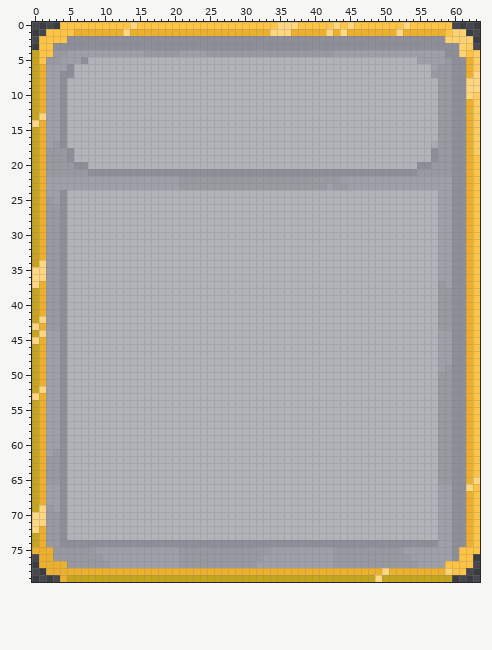
Sprite sheet -- Assets/Resources/Sprites/UI/T_CardBase.png. The picture above was drawn from the file before the commit.
The file is 64x80 pixels. Pixels under 10% opacity are left out. Colours within 5 levels of each other are drawn and written as one.
New version:
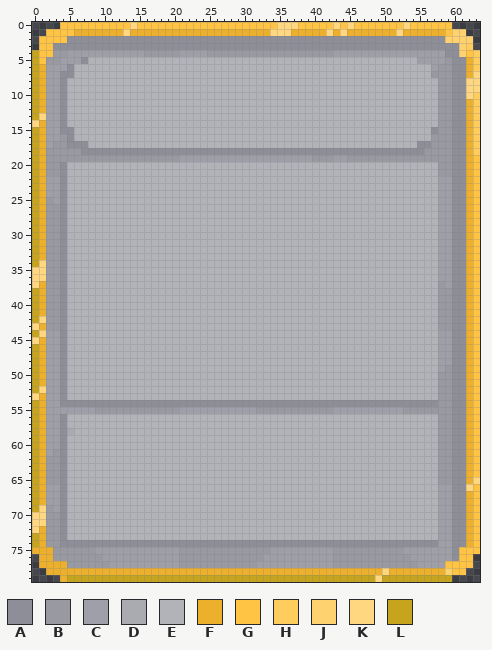
Palette (. is transparent): A #8d8e97  B #9899a1  C #9e9fa8  D #aaaab1  E #b2b3b9  F #edb02d  G #ffc444  H #ffcc5e  J #ffd270  K #ffd780  L #c6a41e
The exact change:
Colour A replaces colour B in rows 20 to 21 at x 4.
Colour A replaces colour C in rows 22 to 23 at x 4.
Colour A replaces colour E in row 15 at x 5 and 57; in row 16 at x 5; in row 17 at x 5 to 7 and 55 to 56; in row 18 at x 7 to 55; in row 54 at x 5 to 57.
Colour B replaces colour A in rows 16 to 17 at x 4; in rows 18 to 19 at x 5 and 57.
Colour B replaces colour D in row 17 at x 57.
Colour B replaces colour E in row 16 at x 57; in row 18 at x 6 and 56; in row 19 at x 6 to 20, 40 to 42 and 45 to 56; in row 55 at x 9 to 20, 32 to 42 and 53 to 57.
Colour C replaces colour A in row 55 at x 4.
Colour C replaces colour E in row 19 at x 21 to 39 and 43 to 44; in row 55 at x 5 to 8, 21 to 31 and 43 to 52.
Colour D replaces colour E in row 58 at x 5.
Colour E replaces colour A in row 20 at x 6 to 7 and 55 to 56; in row 21 at x 8 to 54.
Colour E replaces colour B in row 20 at x 5 and 57; in row 21 at x 5 to 7 and 55 to 57; in row 22 at x 21 to 43; in row 23 at x 21 to 41 and 43 to 44.
Colour E replaces colour C in row 22 at x 5 to 20 and 44 to 57; in row 23 at x 5 to 20, 42 and 45 to 57.
